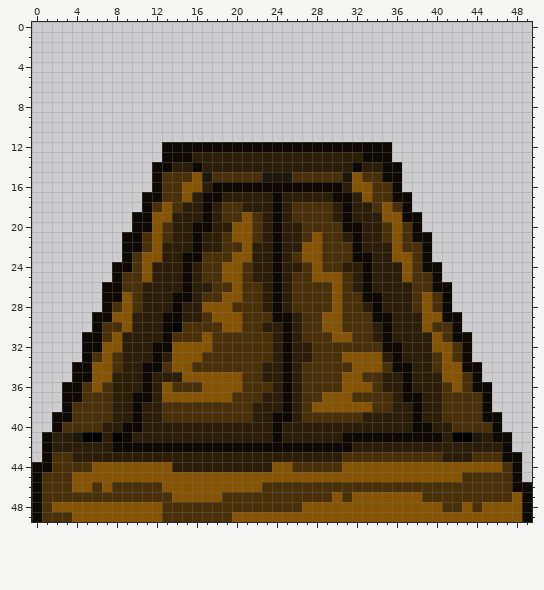
Edited in one commit: pixel-art sprite (assets/bottomDoor-closed.png). The picture above is the old version.
The file is 50x50 pixels. Colours within 5 levels of each other are drawn and written as one.
New version:
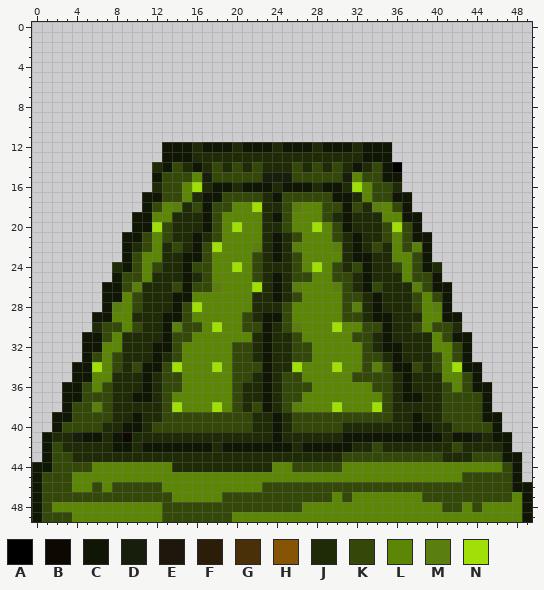
Palette (. is transparent): A #000000  B #0d0902  C #101604  D #171e0b  E #1e170b  F #2b1d07  G #493009  H #865405  J #1f2b07  K #344909  L #5c8605  M #5a7f0f  N #a0e008
Diff:
Changed rows in their new state; - is an unchanged pixel.
first column x 0:
12 -------------CCCJCCCJCCCJCCCJCCCJCCC--------------
13 -------------CCCJJJJJJJJJJJJJJJJJCCC--------------
14 ------------JCKJCJKJKJKJJJKJKJKJCJKCA-------------
15 ------------CKKKLDKKKKKDDDKKKKKDLKKCC-------------
16 ------------JKKLNJCCJCCCJCCCJCCJNLKKJ-------------
17 -----------CCKKLJCCKKKKJCKKKKKCCJLKKCC------------
18 -----------CKLMJKCKKLLNJJKMLLKKCKJMLKC------------
19 ----------CCLLJJJCKLLLLJCKLLLKJCJJJLLCC-----------
20 ----------CCNKJJJCKLNLLJJKLLNLKCJJJKNKC-----------
21 ---------CCKLKJJCJKLLLLJCJKLLLKJCJJKLKCC----------
22 ---------CJKLJKJCKNLLLMJCJMLLLMJCJKJLKMC----------
23 ---------CKLLJJCCKLLLLKJCJKLLLLJCCJJLLKC----------
24 --------JCKLKJJCKKLLNLKJJJKLNLKJKCJJKLKCJ---------
25 --------CKKLJJJCJKLLLLKJCJKKLLKKJCJJJLKKC---------
26 -------CCKMJJJKCKKMLLLNJCJMLLLMKJCKJJJMKCC--------
27 -------CCLKJJJCCLLLLLLJJCJKLLLLKKJCJJJKLKC--------
28 -------CMLKJJJCKNLLLLLJJJKLLLLLKMJCJJJKLMC--------
29 ------CCLLJJJCCKLLLLLKJCCKLLLLLKKJCCJJJLLCC-------
30 ------JKKLKJJCMKKLNLLKKCJKMLLLNLLKKCJJKLKKJ-------
31 -----CCKLJJJJCKKLLLLLLJCJJKLLLLLKKJCJJJJLKCC------
32 -----CCLLJJJCCKLLLLLKKJCJJKKLLLLLKJCCJJJLLKC------
33 -----CKLKJJJCJKLLLLLKKJCJJKKLLLLLKKJCJJJKLKC------
34 ----CCNLKJKCCKNLLLNLKKKCJJNLLLNLLKMKCCKJKLNCC-----
35 ----CCLLJJJCJKKLLLLLKKJCJKKLLLLLKKKKJCJJJLLKC-----
36 ---CCKLKJJJCJKKLLLLLKJJCJKKKLLLLLLKKJCJJJKLKCC----
37 ---CCKKKJJCCJKLLLLLLKJJCJKKLLLLLLLLKJCCJJKKKKC----
38 ---CKKMKJJJJJKNLLLNLKJKCJKMLLLNLLLNKJJJJJKKKKC----
39 --CCKKKKJJCJJKKKKKKKKKJJCJKKKKKKKKKKJJCJJKKKKCC---
40 --CKKKKJJCCJKKKKKKKKKKJJCJKKKKKJJJJJJJCCJJKKKKC---
41 -CJJDCCJC-JJJJJJJJJJJJJJCJJJJJJCCCCCCCCCCJCCDJCC--
42 -CKJJJJJCCJCCCCCCCJCCCCCCCJCCCCCJJKJJJJJJJKJJJJC--
43 -CKKJJJJJJJJJJJJJJJJJJJJJJJJJJJKKKKKKKKKKJJJKKKCC-
44 CCKKKKLLLLLLLLJJJJJJJJJJLLKKKKKLLLLLLLLLLLLLLLLKC-
45 CKKKLLLLLLLLLLLLLLLLLLLLLLLLLLLLLLLLLLLLLLLKKKKKC-
46 CKKKLLKLKKKKKLLLLLLLLLLKKKKKKKKKKKKKKKKKKKKKKKKKCC
47 CKKKKKKKKKKKKKLLLLLKKKKKKKKKKKLKLLLLLLLKKKKKKKKKLC
48 CKLLLLLLLLLLLKKKKKKKKKKKKKKLLLLLLLLLLLLLLKKLKLLLLC
49 CKKKLLLLLLLLLKKKKKKKLLLLLLLLLLLLLLLLLLLLLLLLLLLLLC
Pixel boxes of the changes (left, top, right, bottom) in both pictures:
changed: (32, 142, 532, 522)
